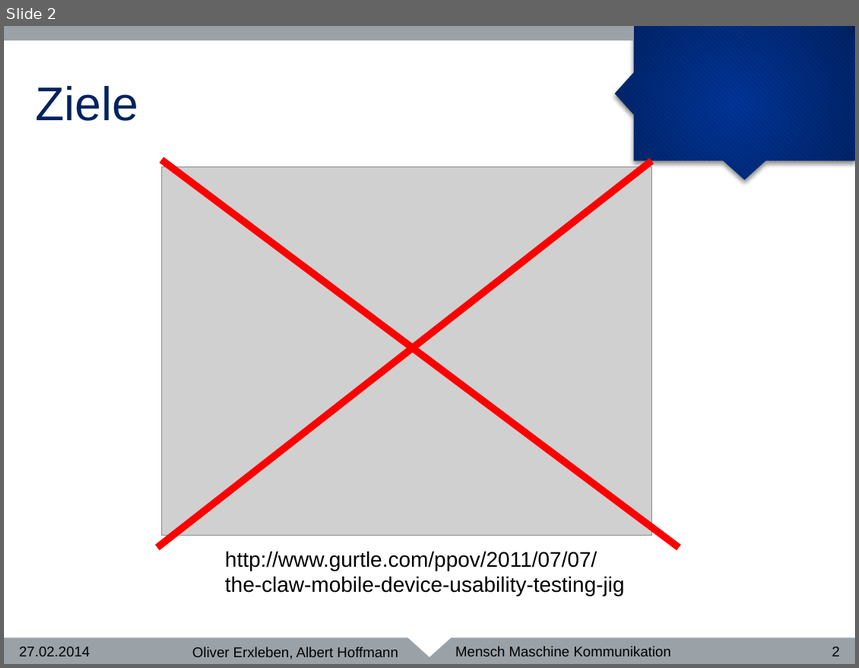
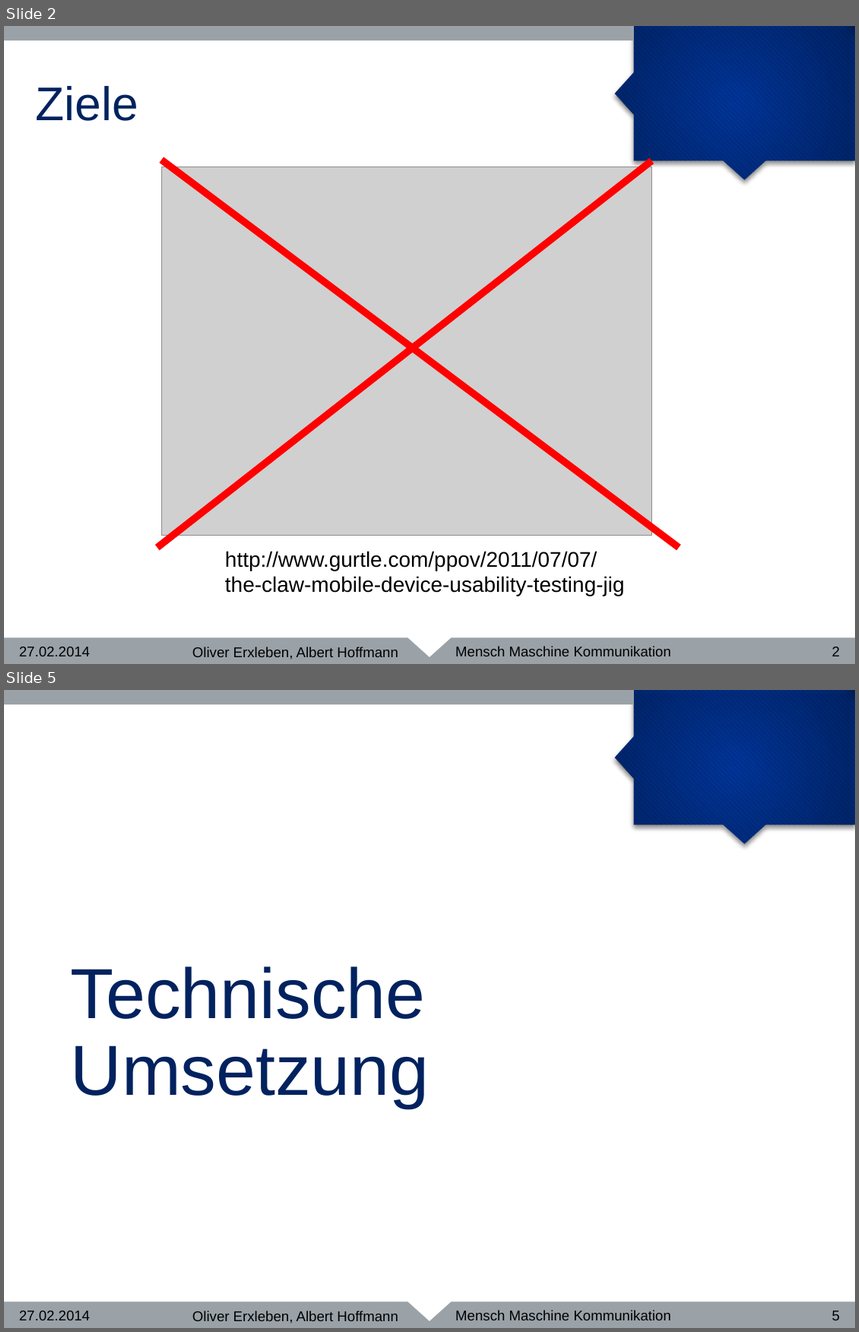
Before and after one commit to Chromdioxyde/hipsterbility, a slide deck: presentation/MMK.pptm. Shown one above the other, each under a label of ours: slide 2 before the commit, slides 2 and 5 after it; the slides between them are not shown. The pictures are 859x668 and 859x1332 pixels, drawn with LibreOffice and Linux fonts; fonts in the diff are those of the drawing; grey boxes stand for pictures; background and template pictures are left out. Boxes give left, top, right and bottom in pixels: in the first picture for what was removed or moved away, otherwise in the second. Text is boxed around its words. In the diff, an @@ line names an element or a change of style, - is before the commit and + after.

```diff
--- a/presentation/MMK.pptm
+++ b/presentation/MMK.pptm
@@ slide 5 added at box(4, 690, 855, 1328), background #FFFFFF; not listed: 5 template elements that a slide beside it also shows @@
@@ title added at box(71, 967, 430, 1108), 60 pt, text #02225F @@
+Technische Umsetzung
@@ text added at box(19, 1311, 90, 1321), 12 pt, text #000000 @@
+27.02.2014
@@ text added at box(192, 1311, 398, 1324), 12 pt, text #000000 @@
+Oliver Erxleben, Albert Hoffmann
@@ page number added at box(832, 1311, 840, 1321), 12 pt, text #000000 @@
+5
```
Also in this commit, not shown: 2 slides changed, 3 other slides added, 9 other files.
